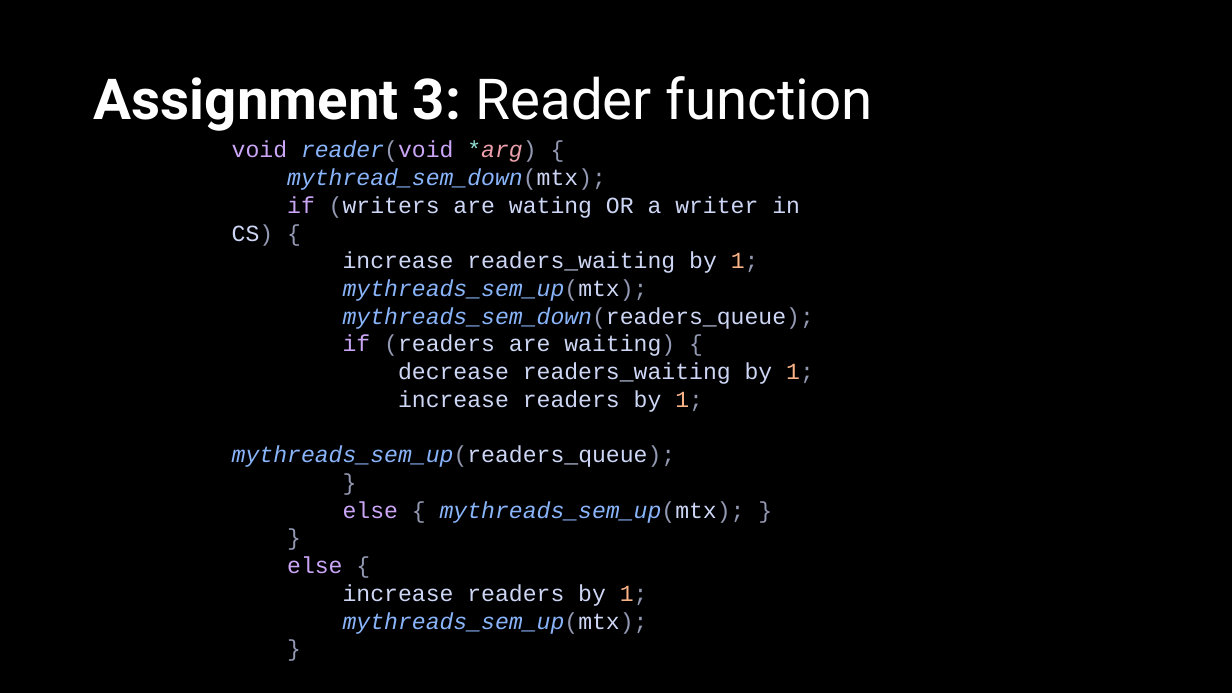
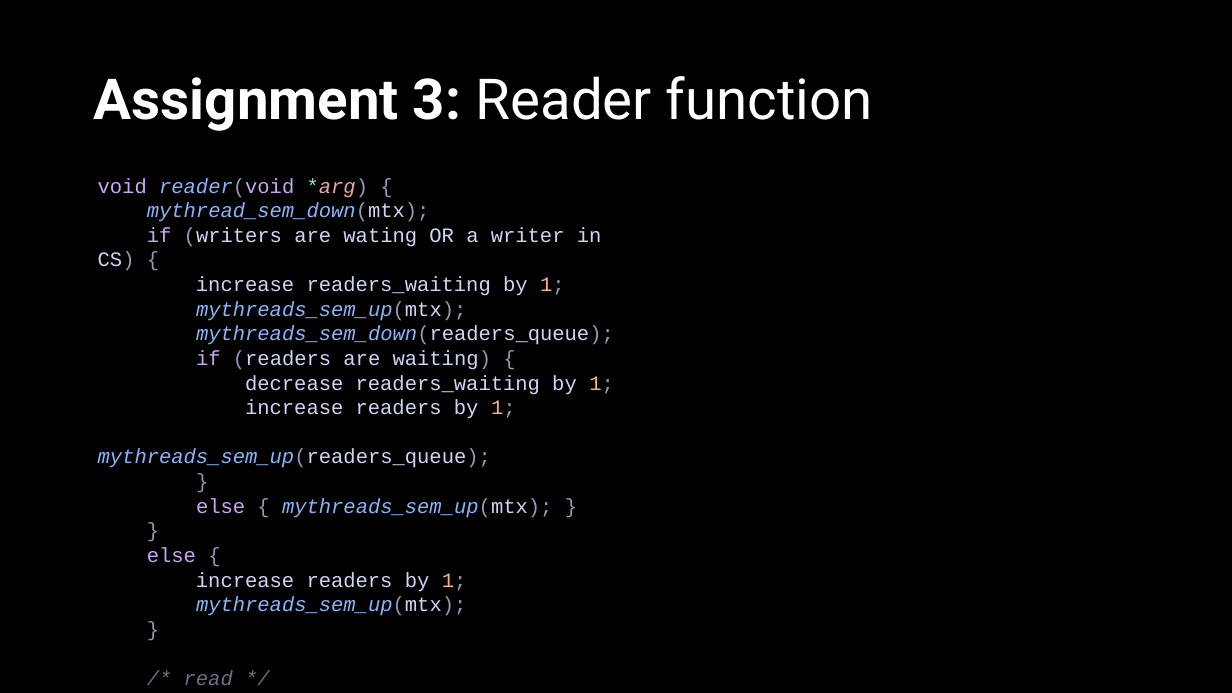
Before and after one commit to ACrispyCookie/ECE321-Concurrent-Programming, a slide deck: slide 43 of Project4/G9-4.pptx (slide 33 before the commit). Drawn at 1232x693 pixels with LibreOffice and Linux fonts; fonts in the diff are those of the drawing. Boxes give left, top, right and bottom in pixels: in the first picture for what was removed or moved away, otherwise in the second. Text is boxed around its words. In the diff, an @@ line names an element or a change of style, - is before the commit and + after.

```diff
--- a/Project4/G9-4.pptx
+++ b/Project4/G9-4.pptx
@@ text "void reader(void *arg) {": place and size @@
-text "void reader(void *arg) {" at [232, 141, 814, 634]
+text "void reader(void *arg) {" at [98, 178, 614, 616]
@@ text "void reader(void *arg) {" at [98, 178, 614, 616]: size 18 to 16 pt @@
```
Also in this commit, not shown: 25 other slides changed, 12 slides added, 2 slides removed, 32 other files.
